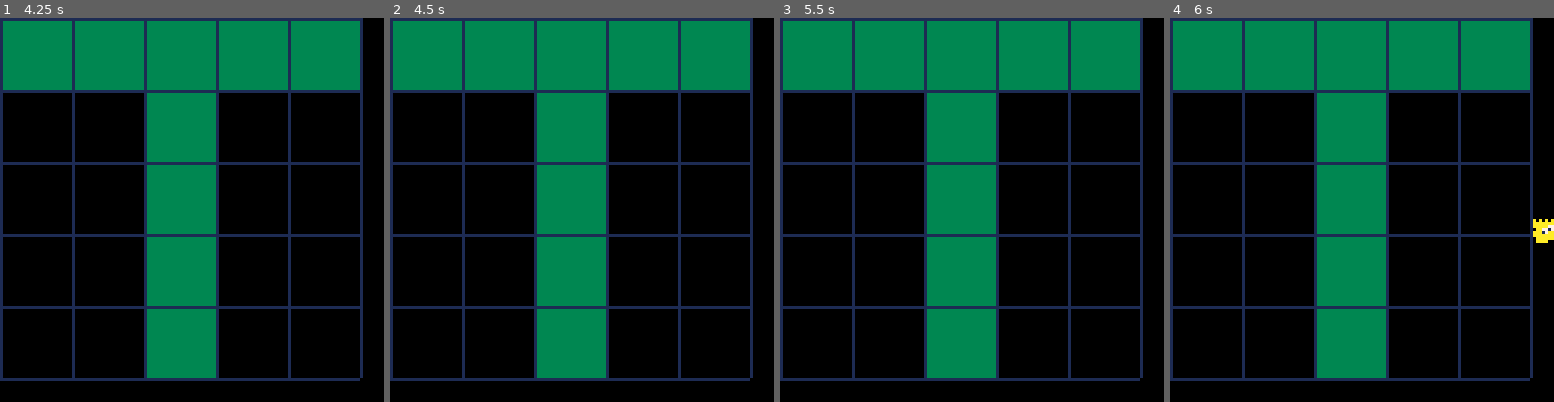
Above: before the commit, frames 1-4 (left to right).
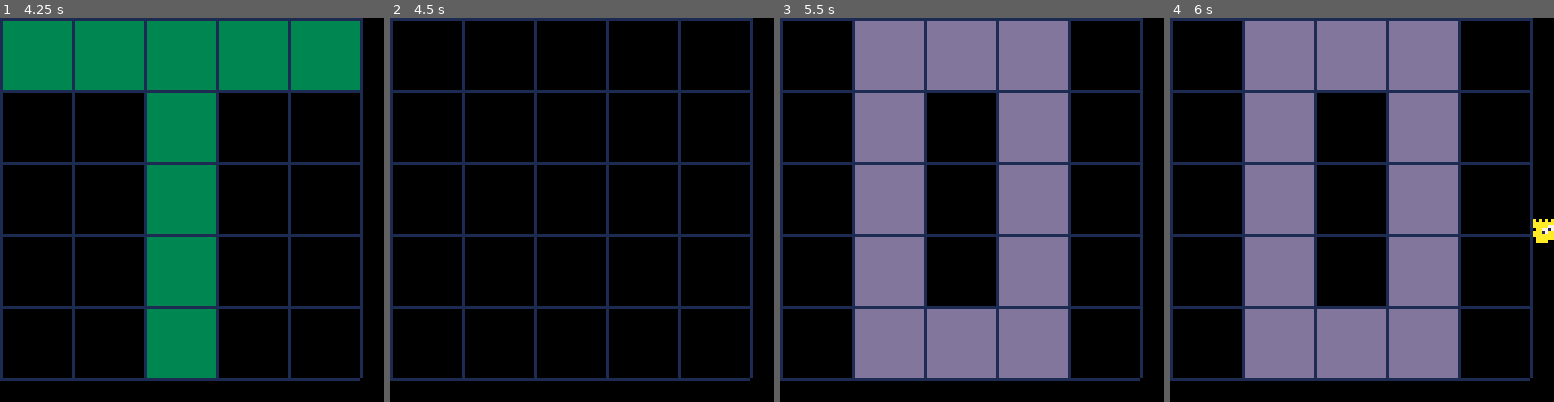
Above: after the commit, the same moments.

Repository: twright1999/gmtk_2026
Game: PICO-8 cartridge main.p8
The game is run twice, just before and just after one commit, with the same random seed, the same clock (stepped at 60 frames per second) and the same inputs.
Inputs:
- Up to frame 1 (4.25 s): hold Right 1.6-2.1 s; hold Up 2.15-2.42 s; hold Right 2.47-3.03 s; hold Left 3.08-3.58 s; hold Down 3.63-3.97 s; hold Right from 4.02 s (still down)
- Up to frame 2 (4.5 s): keep holding Right
- Up to frame 3 (5.5 s): release Right at 4.68 s; hold Up 4.73-5.03 s; hold Left from 5.08 s (still down)
- Up to frame 4 (6 s): release Left at 5.68 s; hold Down from 5.73 s (still down)

Frame 1 is identical in both runs. In frame 2, 29% of the frame differs, in the area x 0-94%, y 0-94%; in frame 3, 55%; in frame 4, 55%.

Commit message:
FLASHING!

Diff:
--- a/main.p8
+++ b/main.p8
@@ -10,17 +10,20 @@
 tile_list = {tile_t, tile_o, tile_e, tile_s}
 current_tile = 1
 
--- 15 frames = 0.5 seconds
-time_limit = 10
+-- 10 frames = 0.33 seconds
+flash_time = 10
+
+safe_time = 60
 
 show_warning = false
 warning_count = 0
 
+state = "flashing"
 
 function _init()
     pos_x = 64
     pos_y = 64
-    timer_val = time_limit
+    timer_val = flash_time
 end
 
 function _update()
@@ -29,26 +32,47 @@
     if btn(⬇️) then pos_y += 3 end
     if btn(⬆️) then pos_y -= 3 end
 
-    timer_val -= 1
+    next_state = state
 
-    if timer_val <= 0 then
-        timer_val = time_limit
+    if state == "flashing" then
+        timer_val -= 1
 
-        if warning_count >= 3 then
-            show_safe = true
-            sfx(5)
-        else
-            show_warning = not show_warning
-            if not show_warning then warning_count += 1 end
-            if show_warning then
-                sfx(3)
-                sfx(4)
+        if timer_val <= 0 then
+            timer_val = flash_time
+
+            warning_count += 1
+            show_flashing = not show_flashing
+
+            -- Transition to safe
+            if warning_count >= 7 then
+                next_state = "safe"
+                warning_count = 0
+                timer_val = safe_time
+                show_flashing = false
+            else
+                if show_flashing then
+                    sfx(3)
+                    sfx(4)
+                end
             end
         end
 
+    elseif state == "safe" then
+        timer_val -= 1
+
+        if not show_safe then sfx(5) end
+        show_safe = true
+
+        -- Transition to flashing
+        if timer_val <= 0 then
+            next_state = "flashing"
+            timer_val = flash_time
+            current_tile += 1
+            show_safe = false
+        end
     end
 
-
+    state = next_state
 end
 
 function _draw()
@@ -57,7 +81,7 @@
     -- draw current map
     map()
 
-    if show_warning then
+    if show_flashing then
         draw_cells(tile_list[current_tile], 13)
     end
 
